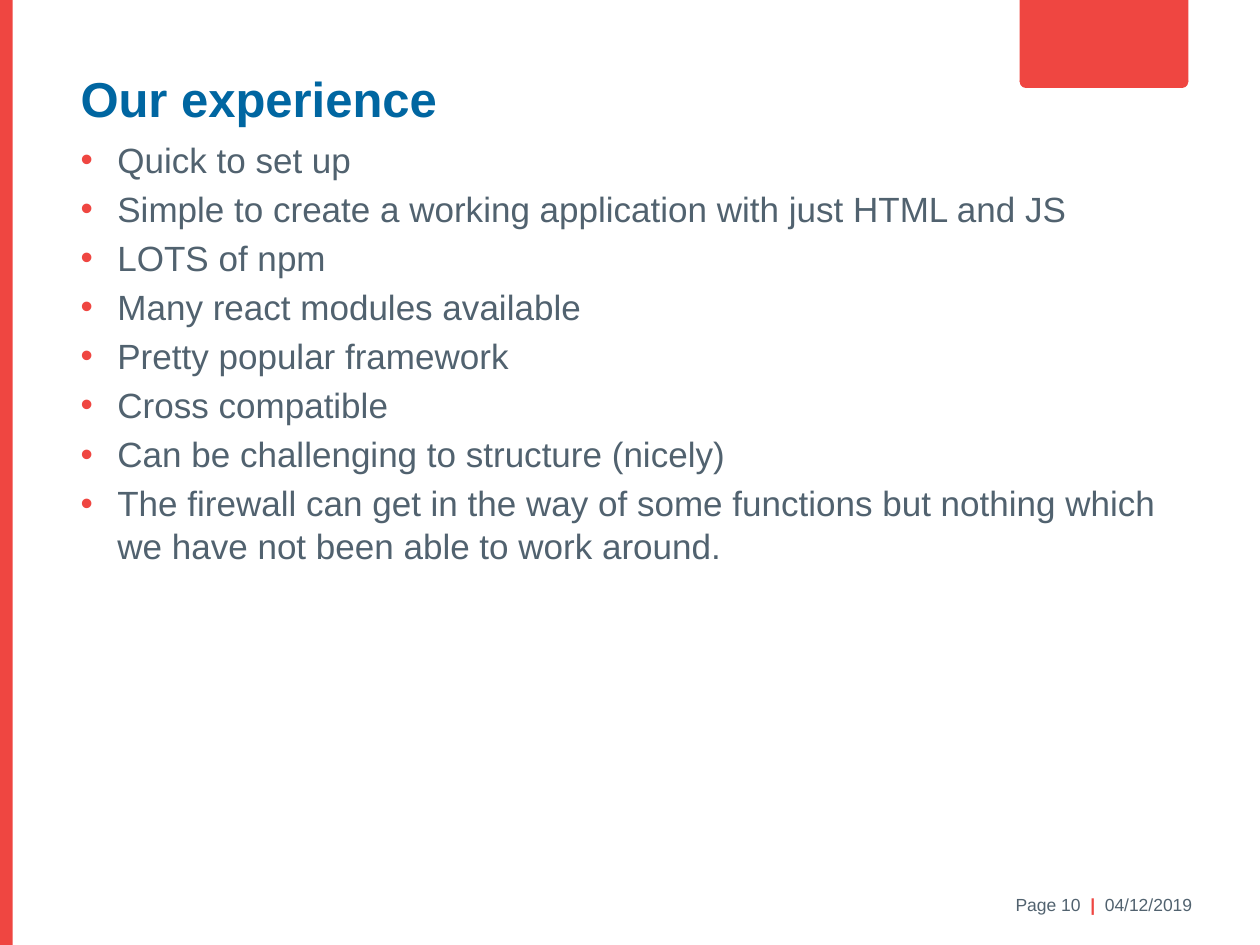
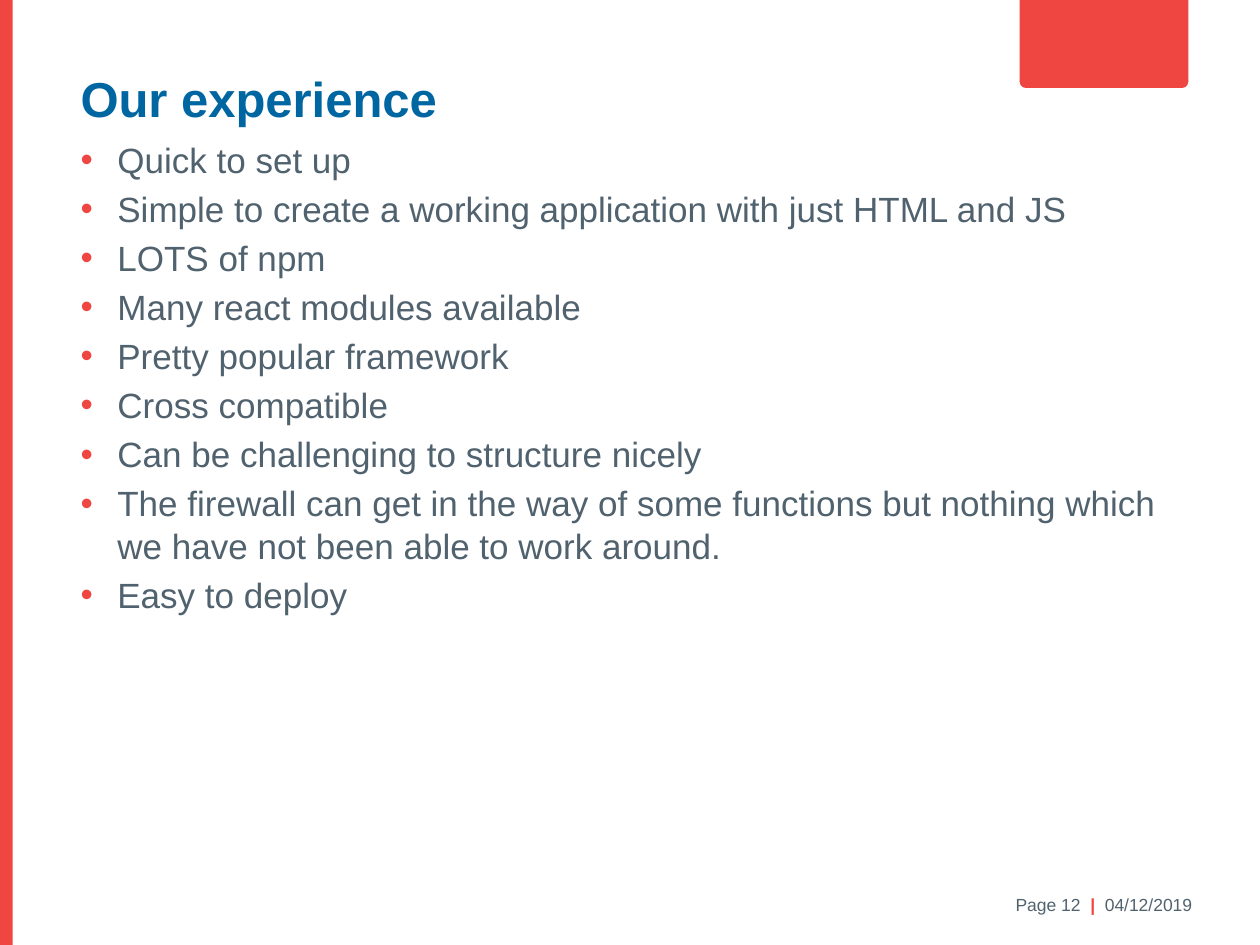
Before and after one commit to antonmaeso/HastingsPier, a slide deck: slide 12 of Electron Brownbag.pptx (slide 10 before the commit). Drawn at 1260x945 pixels with LibreOffice and Linux fonts; fonts in the diff are those of the drawing; background and template pictures are left out. Boxes give left, top, right and bottom in pixels: in the first picture for what was removed or moved away, otherwise in the second. Text is boxed around its words. In the diff, an @@ line names an element or a change of style, - is before the commit and + after.

```diff
--- a/Electron Brownbag.pptx
+++ b/Electron Brownbag.pptx
@@ text at [117,441,702,474]: text changed @@
-• Can be challenging to structure (nicely)
+• Can be challenging to structure nicely
@@ text at [117,582,347,614]: paragraph added @@
+• Easy to deploy
@@ text at [1016,898,1192,915]: text changed @@
-Page 10 | 04/12/2019
+Page 12 | 04/12/2019
```
Also in this commit, not shown: 4 other slides changed, 4 slides added, 1 slide removed, 1 other file.
